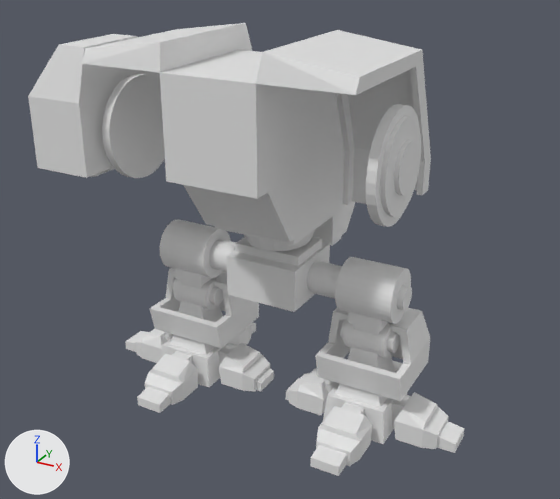
Before and after pictures for a commit that changed the Blender file Blender Files/Character Models/DreadNought.blend.
Camera for both pictures: a camera (50 mm lens) standing at (4.07, -7.39, 5.65) and looking at (0.01, 0.0, 1.96). Arrows for +X, +Y and +Z are at lower left; the lights stay in place.

In view in the first picture: 'Arm Armor', 'ArmConneter', 'Cube', 'Leg Armor', 'Legs', 'Torse.001'.
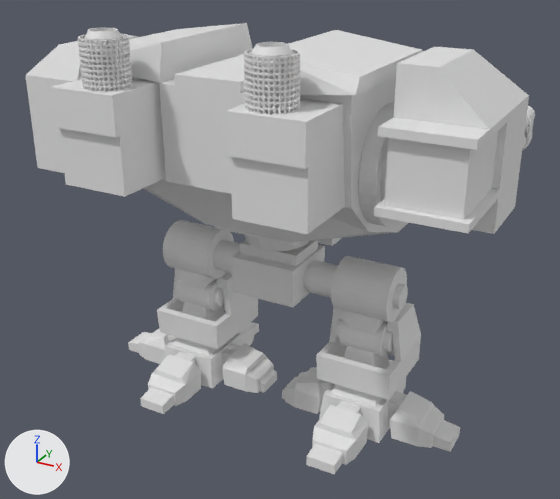
Where the newer file only moved an object's origin or applied its transform, the numbers keep the older frame.

Changed parts and their boxes [x1, y1, x2, y2] in the pictures (560 x 499 px; the box of a moved part takes in the faces that stretch with it):
'Torse.001', reshaped: before [82, 23, 431, 312]; after [124, 23, 423, 307]
'Exhaust', added: after [50, 78, 345, 234]
'Arm-R', added: after [374, 47, 529, 234]
'Legs', mesh moved: before [125, 301, 464, 476]; after [128, 302, 460, 474]
'ArmConneter', reshaped: before [102, 74, 421, 227]; after [359, 103, 398, 227]
'Leg Armor', reshaped, moved (6% narrower): before [149, 268, 430, 401]; after [157, 269, 421, 400]
'Arm Armor', reshaped: before [28, 34, 160, 178]; after [25, 35, 138, 173]
'Cylinder', added: after [78, 28, 300, 115]
'Barrels.001', added: after [522, 106, 535, 151]
part 3 of me_cube_004, built on: before [82, 23, 431, 312]; after [124, 23, 422, 307]
part 4 of me_circle, moved or reshaped: before [102, 74, 406, 226]; after [359, 103, 394, 226]

Diff of the bpy script that builds the scene:
```diff
--- a/Blender Files/Character Models/DreadNought.blend.py
+++ b/Blender Files/Character Models/DreadNought.blend.py
@@ me_plane_006 @@
-me_plane_006.from_pydata(...)  # 92 vertices, 66 faces; spans x -1.72..-0.68, y -0.374..0.656, z 0.558..1.328
+me_plane_006.from_pydata(...)  # 60 vertices, 42 faces; spans x -1.601..-0.693, y -0.374..0.656, z 0.56..1.38
+# me_plane_006 part 1: the whole mesh is rebuilt
@@ me_cylinder @@
 me_cylinder.from_pydata(...)  # 172 vertices, 126 faces; spans x -2.36..-0.18, y -1.16..1.16, z 0.0..1.01
+# me_cylinder part 2: the whole mesh is moved by (0.05, 0.0, 0.0)
@@ me_cube_004 @@
-me_cube_004.from_pydata(...)  # 210 vertices, 170 faces; spans x -1.5..1.5, y -1.4..1.35, z 1.45..4.49
+me_cube_004.from_pydata(...)  # 526 vertices, 470 faces; spans x -1.5..1.5, y -1.4..1.37, z 1.3..4.49
+# me_cube_004 part 3: 20 vertices moved from x -1.43..1.43, y -0.46..0.73, z 1.45..2.7 to x -1.43..1.43, y -0.29..0.73, z 1.88..2.96; 64 vertices removed from x -1.5..1.5, y -1.4..0.8, z 1.45..4.49; 380 vertices added at x -1.5..1.5, y -1.4..1.37, z 1.3..4.49
@@ me_circle @@
 me_circle.from_pydata(...)  # 192 vertices, 162 faces; spans x -1.7..-1.5, y -1.09..0.09, z 2.77..3.95
+# me_circle part 4: all 32 vertices in x -1.5, y -1.09..0.09, z 2.77..3.95 are moved by (0.07, 0.0, 0.0)
@@ me_plane_002 @@
-me_plane_002.from_pydata(...)  # 18 vertices, 14 faces; spans x -2.9..-2.17, y -1.29..0.28, z 2.95..4.33
+me_plane_002.from_pydata(...)  # 22 vertices, 17 faces; spans x -2.9..-2.17, y -1.29..0.28, z 2.95..4.33
+# me_plane_002 part 5
+# 10 faces are deleted
+# 4 vertices in x -2.9..-2.17, y -1.29..0.28, z 3.77 move by (0.0, 0.0, 0.23)
+# 4 vertices are added at (-2.48, -1.09, 4.33), (-2.21, -1.09, 4.33), (-2.48, -0.29, 4.33), (-2.21, -0.29, 4.33)
+# 13 new faces join them
@@ ob_leg_armor @@
 ob_leg_armor = bpy.data.objects.new('Leg Armor', me_plane_006)
-ob_leg_armor.location = (0.0, 0.0, 0.0)
+ob_leg_armor.location = (0.0, 0.0, 0.01)
 _m = ob_leg_armor.modifiers.new('Mirror', 'MIRROR')
@@ ob_cylinder @@
+ob_cylinder = bpy.data.objects.new('Cylinder', me_cylinder_001)  # 12366 vertices, 15574 faces; spans x 0.658..1.122, y -1.972..-1.508, z 4.113..4.636; modifiers MIRROR
+ob_cylinder.location = (0.0, 0.0, 0.0)
@@ ob_exhaust @@
+ob_exhaust = bpy.data.objects.new('Exhaust', me_cube_003)  # 28 vertices, 22 faces; spans x 0.604..1.35, y -2.018..-1.2, z 3.182..4.163; modifiers MIRROR
+ob_exhaust.location = (0.0, 0.0, -0.05)
@@ ob_barrels_001 @@
+ob_barrels_001 = bpy.data.objects.new('Barrels.001', me_circle_004)  # 924 vertices, 791 faces; spans x -0.301..0.301, y 0.1..1.011, z -0.331..0.331
+ob_barrels_001.location = (2.12, 1.66, 3.4)
+ob_barrels_001.rotation_euler = (-3.142, 0.0, 0.0)  # degrees (-180, 0, 0)
+ob_barrels_001.scale = (1.08, 1.08, 1.08)
@@ ob_arm_r @@
+ob_arm_r = bpy.data.objects.new('Arm-R', me_plane_013)  # 40 vertices, 33 faces; spans x -0.224..0.277, y -0.8..0.27, z -0.353..0.614
+ob_arm_r.location = (2.08, 0.0, 3.4)
+ob_arm_r.scale = (1.7, 1.7, 1.7)
```
